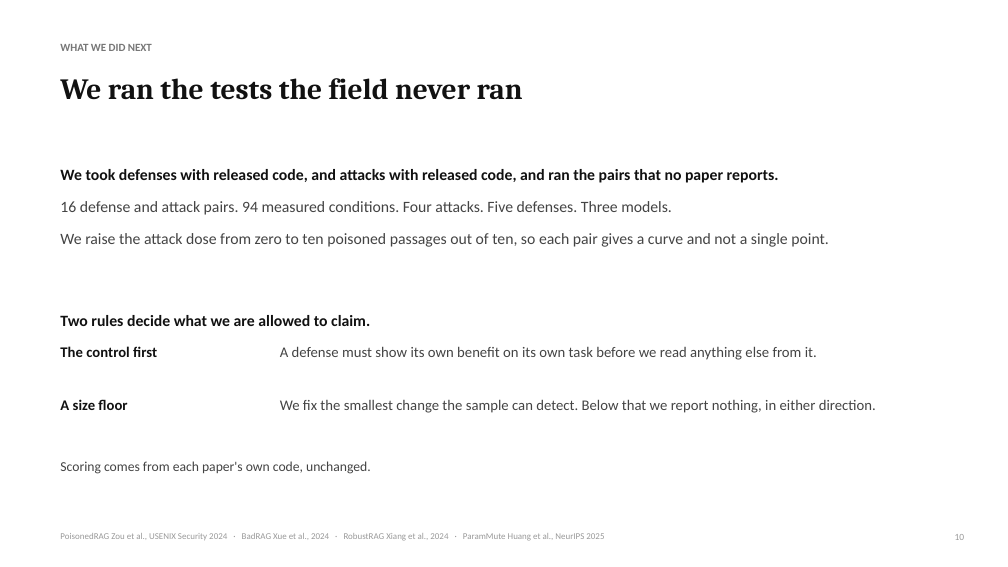
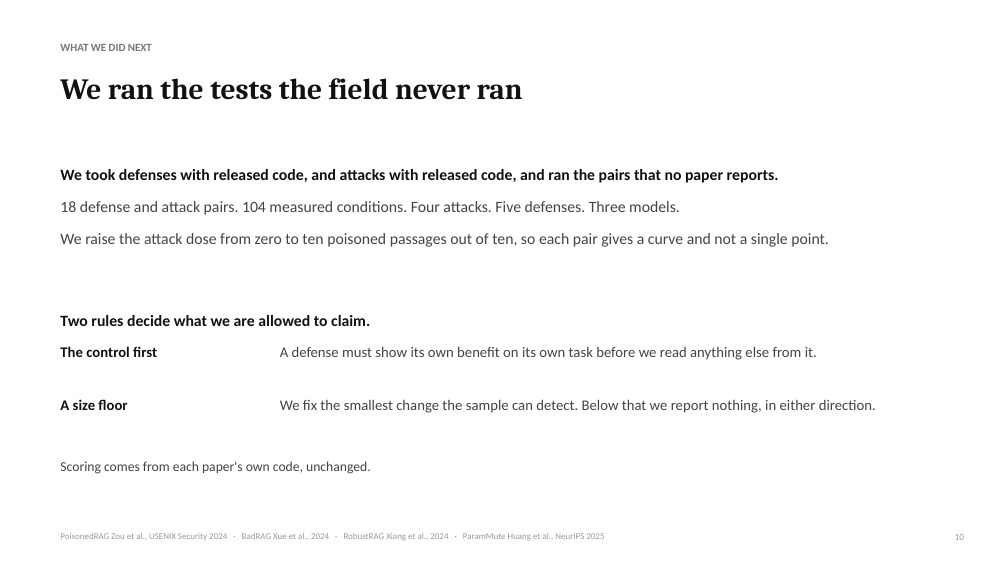
Before and after one commit to Nyamtulla/context_poison, a slide deck: slide 10 of advisor_meeting.pptx. Drawn at 1008x567 pixels with LibreOffice and Linux fonts; fonts in the diff are those of the drawing. Boxes give left, top, right and bottom in pixels: in the first picture for what was removed or moved away, otherwise in the second. Text is boxed around its words. In the diff, an @@ line names an element or a change of style, - is before the commit and + after.

```diff
--- a/advisor_meeting.pptx
+++ b/advisor_meeting.pptx
@@ text at [60, 201, 680, 215]: text changed @@
-16 defense and attack pairs. 94 measured conditions. Four attacks. Five defenses. Three models.
+18 defense and attack pairs. 104 measured conditions. Four attacks. Five defenses. Three models.
```
Also in this commit, not shown: 2 other slides changed, 1 slide added, 1 slide removed, 5 other files.
